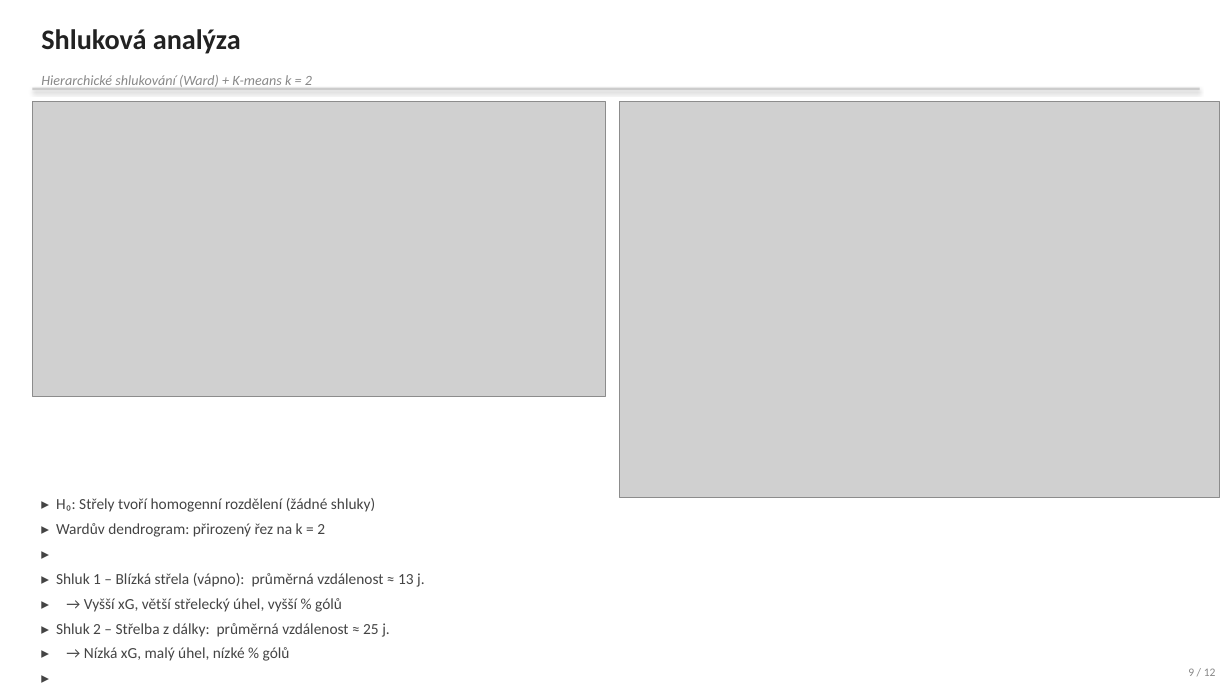
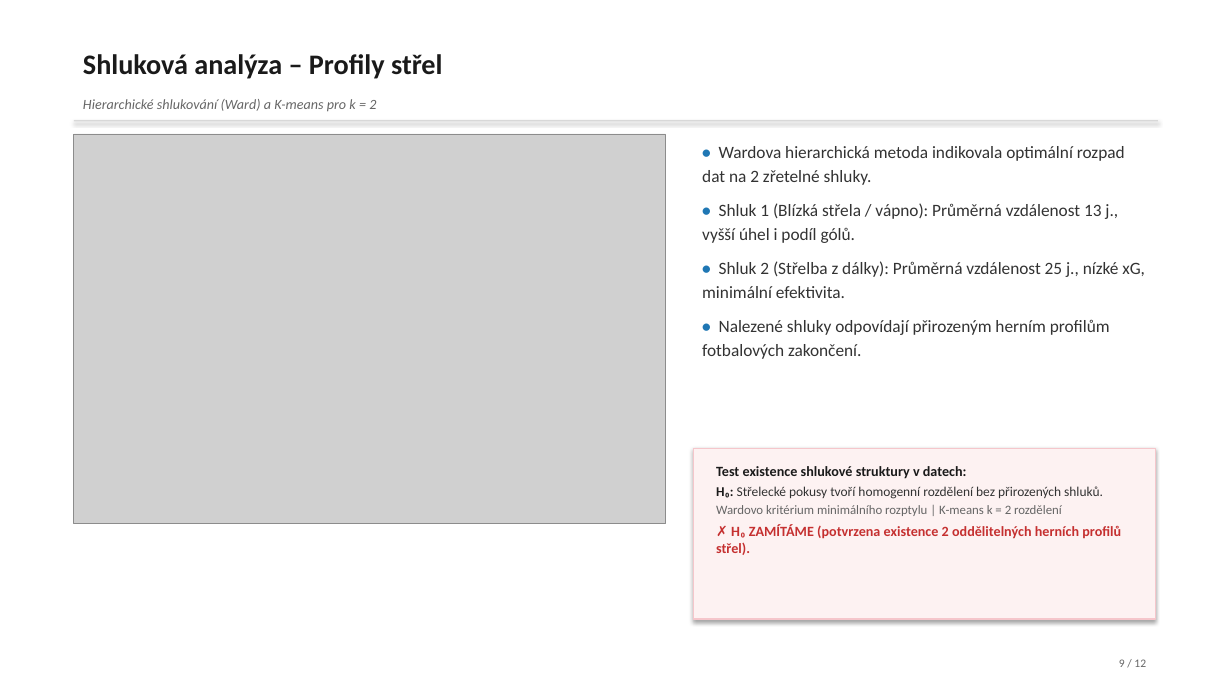
Before and after one commit to jkrejcikova/VMM_project_02, a slide deck: slide 9 of prezentace/prezentace_strelecka_uspesnost.pptx. Drawn at 1232x693 pixels with LibreOffice and Linux fonts; fonts in the diff are those of the drawing; grey boxes stand for pictures. Boxes give left, top, right and bottom in pixels: in the first picture for what was removed or moved away, otherwise in the second. Text is boxed around its words. In the diff, an @@ line names an element or a change of style, - is before the commit and + after.

Commit message:
Cisty minimalisticky design grafu a prezentace
1. Grafy (kody/analyza_strelecka_uspesnost.py):
- Hriste (01_mapa_strel, 06b_mapa_shluku): ciste BILE pozadi (#FFFFFF), sede cary (#b0b0b0, lw=1.2), body alpha=0.35 (goly #d62728, nezakonceny #1f77b4)
- Korelace (03_korelacni_heatmapa): plna Spearmanova matice bez orezavani maskou, velke citelne cisla a popisky
- Normalita (02_normalita_histogramy_qq): 1x2 velke prehledne grafy (histogram dist_m s normalni krivkou vlevo, Q-Q vpravo)
- PCA biplot (05b_biplot_pca): zkracene meritko sipek (scale=2.2), rozsirene meze, popisky nepretekaji pres okraj
- Forest plot (07b_forest_plot): logaritmicka osa X (ax.set_xscale('log')), xG nesmrska ostatni promenne
- Tukey HSD (04b_tukey_hsd): diagram 95% IS rozdilu prumeru

2. Prezentace (kody/vytvor_prezentaci.py):
- VSECHNY snimky 1 az 12 maji ciste BILE pozadi (#FFFFFF)
- Zahlavi: cerny tucny text vlevo nahore + tenka seda linka
- Obrazky: zadavana POUZE sirka (width=Inches(6.4)), pomer stran zachovan bez deformace
- Symetricke 50/50 rozvrzeni: vlevo velky graf, vpravo max 3-4 strucne odrazky a decentni ramecek s H0/H1 a vysledkem testu

```diff
--- a/prezentace/prezentace_strelecka_uspesnost.pptx
+++ b/prezentace/prezentace_strelecka_uspesnost.pptx
@@ text at bbox=[83, 54, 443, 79]: text changed; text colour #222222 to #1A1A1A @@
-Shluková analýza
+Shluková analýza – Profily střel
@@ text at bbox=[83, 99, 376, 112]: text changed; text colour #888888 to #666666 @@
-Hierarchické shlukování (Ward) + K-means k = 2
+Hierarchické shlukování (Ward) a K-means pro k = 2
@@ picture removed at bbox=[619, 102, 1220, 497] @@
@@ rectangle: place and size @@
-rectangle at bbox=[32, 88, 1200, 91]
+rectangle at bbox=[74, 120, 1158, 121]
@@ rectangle at bbox=[74, 120, 1158, 121]: fill #CCCCCC to #D8D8D8 @@
@@ picture: place and size @@
-picture at bbox=[32, 102, 605, 396]
+picture at bbox=[74, 134, 665, 524]
@@ text added at bbox=[702, 146, 1145, 359], 13.5 pt, text #333333 @@
+• Wardova hierarchická metoda indikovala optimální rozpad dat na 2 zřetelné shluky.
+• Shluk 1 (Blízká střela / vápno): Průměrná vzdálenost 13 j., vyšší úhel i podíl gólů.
+• Shluk 2 (Střelba z dálky): Průměrná vzdálenost 25 j., nízké xG, minimální efektivita.
+• Nalezené shluky odpovídají přirozeným herním profilům fotbalových zakončení.
@@ rectangle added at bbox=[693, 448, 1155, 619], fill #FDF2F2, outline #F5C6CB 1 pt @@
@@ text added at bbox=[716, 466, 1121, 555], 11 pt, text #C53030 @@
+Test existence shlukové struktury v datech:
+H₀: Střelecké pokusy tvoří homogenní rozdělení bez přirozených shluků.
+Wardovo kritérium minimálního rozptylu | K-means k = 2 rozdělení
+✗ H₀ ZAMÍTÁME (potvrzena existence 2 oddělitelných herních profilů střel).
@@ text removed at bbox=[56, 498, 425, 661] @@
-▸ H₀: Střely tvoří homogenní rozdělení (žádné shluky)
-▸ Wardův dendrogram: přirozený řez na k = 2
-▸
-▸ Shluk 1 – Blízká střela (vápno): průměrná vzdálenost ≈ 13 j.
-▸ → Vyšší xG, větší střelecký úhel, vyšší % gólů
-▸ Shluk 2 – Střelba z dálky: průměrná vzdálenost ≈ 25 j.
-▸ → Nízká xG, malý úhel, nízké % gólů
-▸
-▸ → H₁ potvrzena: data mají přirozenou shlukovou strukturu
@@ text "9 / 12": place and size @@
-text "9 / 12" at bbox=[1188, 668, 1216, 676]
+text "9 / 12" at bbox=[1119, 659, 1146, 667]
@@ text "9 / 12" at bbox=[1119, 659, 1146, 667]: text colour #888888 to #666666 @@
```
Also in this commit, not shown: 5 other slides changed, 6 slides added, 6 slides removed, 16 other files.
